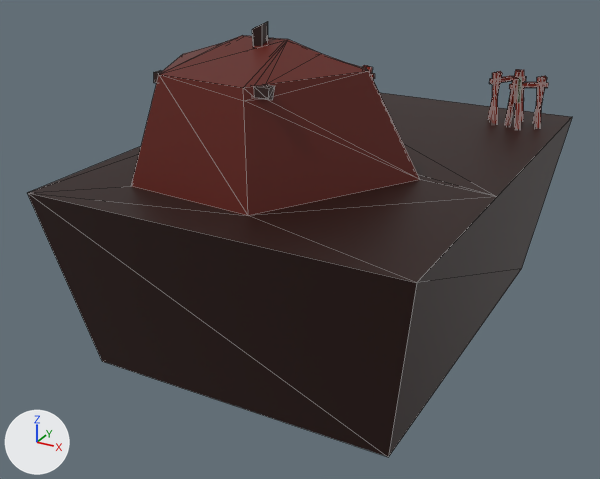
The glTF model models/buildings/leatherworker.glb: old version first, new version second.
Before and after are seen from a 50 mm lens placed at (11.8, -24.0, 8.11), pointed at (-0.63, -1.4, -3.19). Lighting does not change. The marker at lower left points along +X, +Y and +Z. Mesh edges are drawn as thin lines. Where no turn or scale is listed for an object, it has been applied to the vertices. Vertices at the same position are counted once.
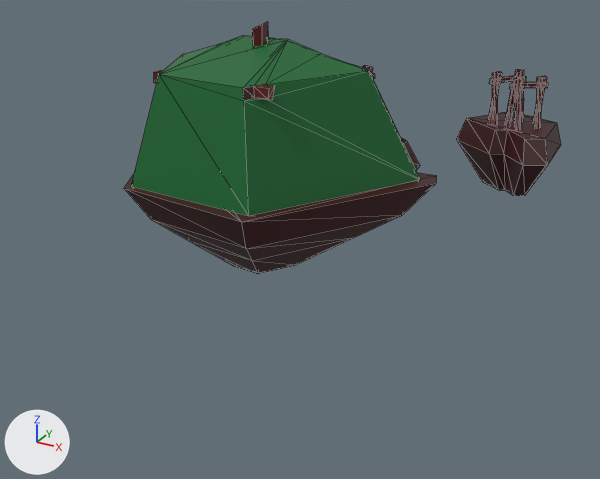
Patch to the scene script:
```diff
--- a/models/buildings/leatherworker.glb.py
+++ b/models/buildings/leatherworker.glb.py
@@ img_new_pallete @@
+img_new_pallete = load_image('new_pallete', '_unpacked/new_pallete', 8, 8, 'sRGB')
@@ mat_material @@
+mat_material = principled_material('Material')
+mat_material.texture = img_new_pallete
@@ me_cube_012 @@
 # used by ob_cube_002; location = (0.0, 0.0, 0.0)
-me_cube_012.from_pydata(...)  # 426 vertices, 734 faces; spans x -6.0..6.0, y -8.0..8.0, z -6.4..4.2
+me_cube_012.from_pydata(...)  # 546 vertices, 966 faces; spans x -5.5..6.0, y -6.9..7.9, z -3.3..4.2
+# me_cube_012 part 1: a new loose piece of 39 vertices spanning x -2.8..2.4, y -1.2..5.8, z -2.7..-0.3, in mat_material (picture img_new_pallete)
+# me_cube_012 part 2: a new loose piece of 27 vertices spanning x 2.2..6.0, y 4.0..7.9, z -2.8..-0.3, in mat_material (picture img_new_pallete)
+# me_cube_012 part 3
+# 9 vertices are removed from x -6.0..6.0, y -8.0..8.0, z -6.4..-0.3
+# 31 faces are deleted
+# 63 vertices are added at x -5.5..4.1, y -6.9..-0.9, z -3.3..-0.3
+# 139 new faces join them
+# me_cube_012 part 4: 703 faces spanning x -5.3..5.3, y -6.4..6.9, z -0.8..4.2 switch from mat_colormaterial (picture img_pallete_png) to mat_material (picture img_new_pallete)
```

Changed parts and their boxes (x1, y1, x2, y2) in the pictures (600 x 479 px):
'Cube.002', reshaped (20% narrower, 42% shorter): before (27, 21, 572, 457); after (124, 21, 561, 274)
part 1 of me_cube_012, added: after (400, 137, 420, 170)
part 2 of me_cube_012, added: after (456, 113, 561, 196)
part 3 of me_cube_012, built on: before (27, 93, 572, 457); after (124, 173, 436, 274)
part 4 of me_cube_012, recoloured (red to green): (131, 21, 548, 216) in both
